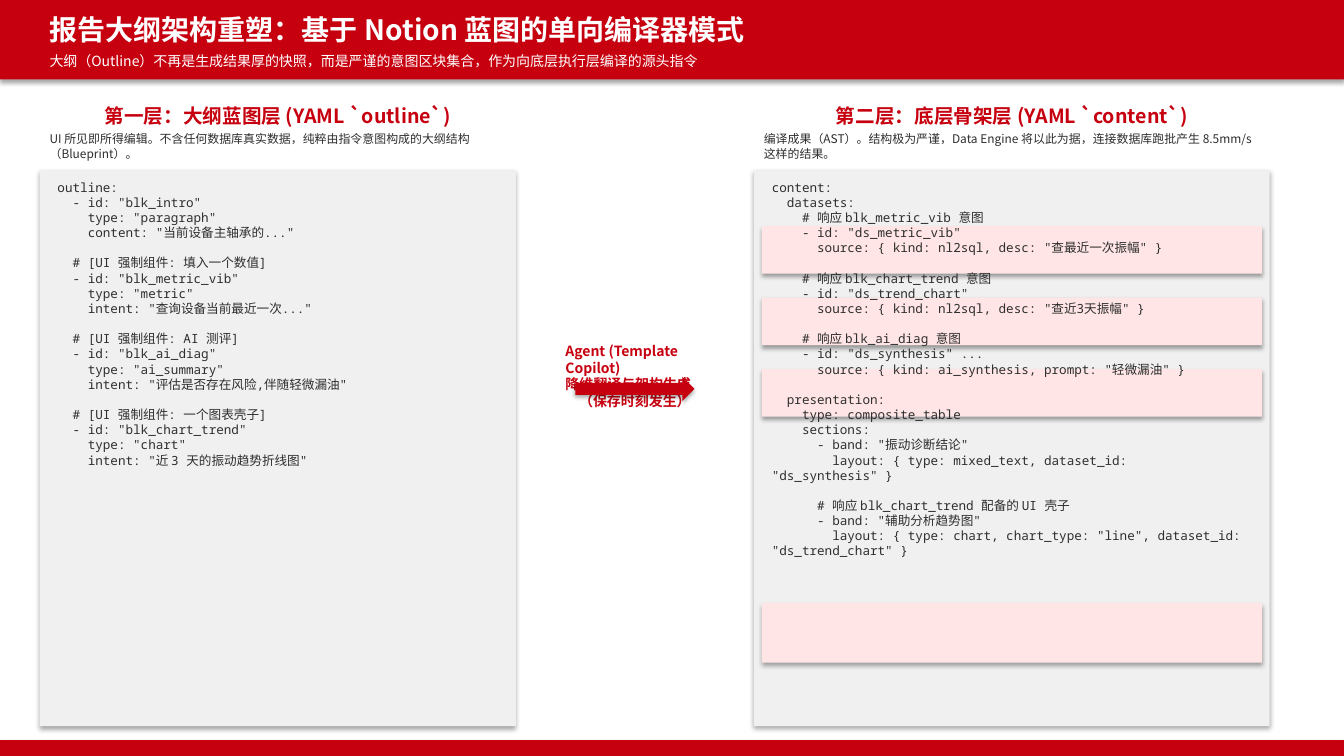
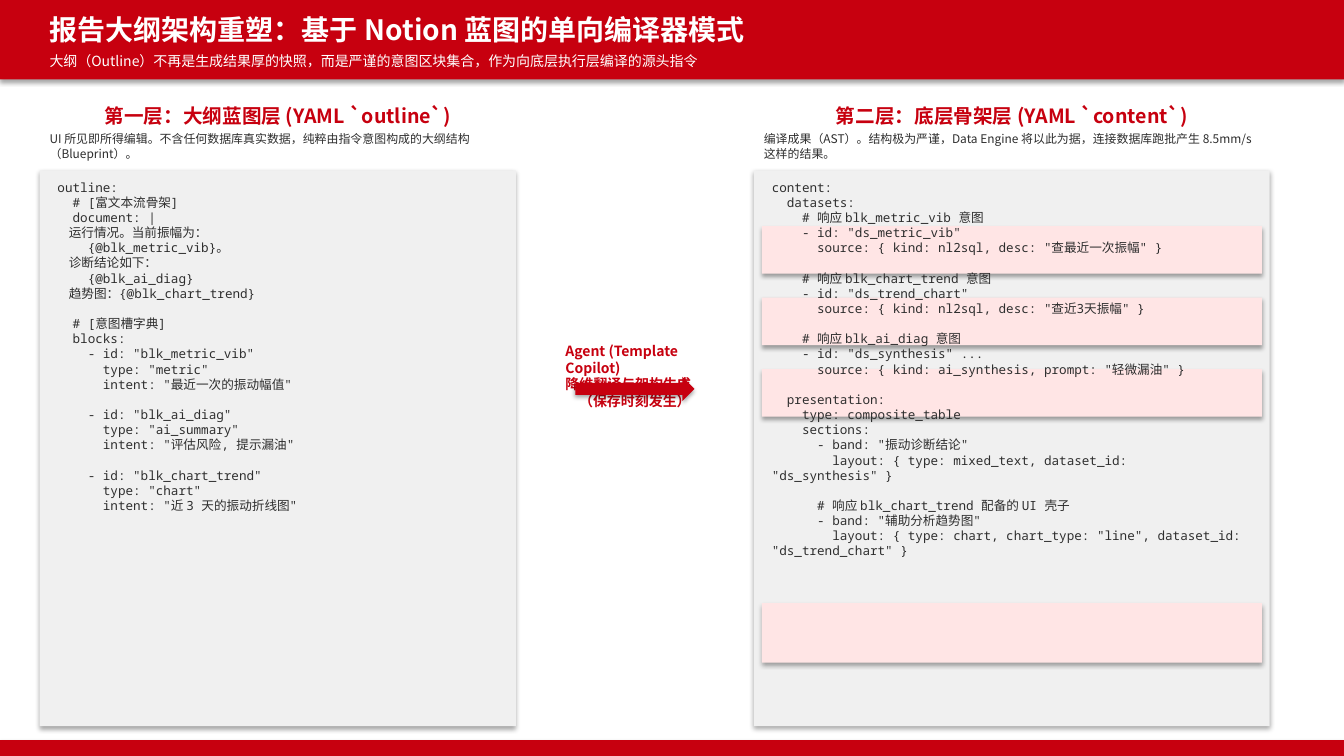
Before and after one commit to shel447/report-template-design, a slide deck: slide 1 of output/outline_compiler.pptx. Drawn at 1344x756 pixels with LibreOffice and Linux fonts; fonts in the diff are those of the drawing. Boxes give left, top, right and bottom in pixels: in the first picture for what was removed or moved away, otherwise in the second. Text is boxed around its words. In the diff, an @@ line names an element or a change of style, - is before the commit and + after.

Commit message:
feat: restructure OutlineBlueprint to separate rich text document with placeholders from explicit block constraints for better Notion-like WYSIWYG experience

```diff
--- a/output/outline_compiler.pptx
+++ b/output/outline_compiler.pptx
@@ text at <box>57,182,297,511</box>: text changed @@
-outline:
-- id: "blk_intro"
-type: "paragraph"
-content: "当前设备主轴承的..."
-# [UI 强制组件: 填入一个数值]
-- id: "blk_metric_vib"
-type: "metric"
-intent: "查询设备当前最近一次..."
-# [UI 强制组件: AI 测评]
-- id: "blk_ai_diag"
-type: "ai_summary"
-intent: "评估是否存在风险,伴随轻微漏油"
-# [UI 强制组件: 一个图表壳子]
-- id: "blk_chart_trend"
-type: "chart"
-intent: "近 3 天的振动趋势折线图"
+outline:
+# [富文本流骨架]
+document: |
+运行情况。当前振幅为：
+{@blk_metric_vib}。
+诊断结论如下：
+{@blk_ai_diag}
+趋势图：{@blk_chart_trend}
+# [意图槽字典]
+blocks:
+- id: "blk_metric_vib"
+type: "metric"
+intent: "最近一次的振动幅值"
+- id: "blk_ai_diag"
+type: "ai_summary"
+intent: "评估风险, 提示漏油"
+- id: "blk_chart_trend"
+type: "chart"
+intent: "近 3 天的振动折线图"
```
Also in this commit, not shown: 5 other files.
